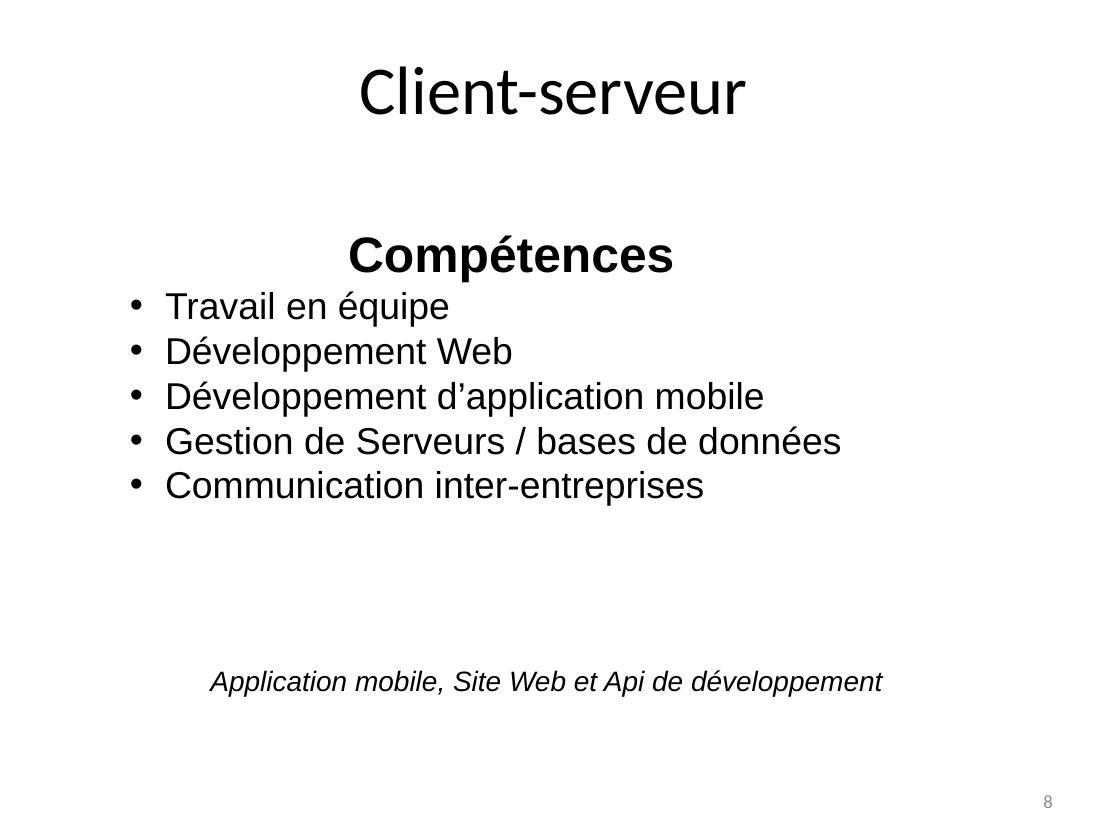
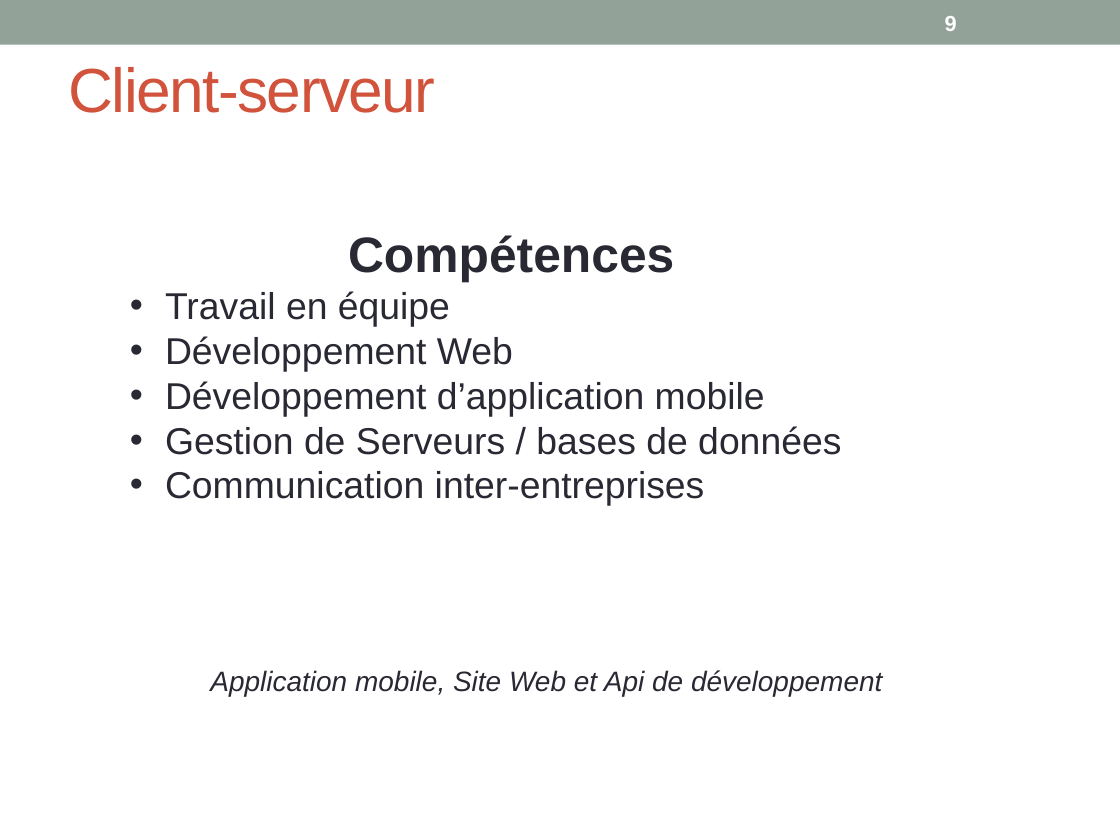
Before and after one commit to gestinronan/Projet-BMA, a slide deck: slide 9 of Documents/presentation BMA.pptx (slide 8 before the commit). Drawn at 1120x840 pixels with LibreOffice and Linux fonts; fonts in the diff are those of the drawing; background and template pictures are left out. Boxes give left, top, right and bottom in pixels: in the first picture for what was removed or moved away, otherwise in the second. Text is boxed around its words. In the diff, an @@ line names an element or a change of style, - is before the commit and + after.

```diff
--- a/Documents/presentation BMA.pptx
+++ b/Documents/presentation BMA.pptx
@@ rectangle added at <box>0,0,1120,45</box>, fill #93A299 @@
@@ title "Client-serveur" at <box>69,67,436,113</box>: size 44 to 40 pt, font Calibri to Arial, text colour #000000 to #D2533C, letter spacing 0 to -1 pt; alignment centre to left @@
@@ page number added at <box>945,16,957,31</box>, 14 pt, text #FFFFFF, bold @@
+9
@@ text "Compétences" at <box>165,235,841,506</box>: text colour #000000 to #292934 @@
@@ text "Application mobile, Site Web et ..." at <box>210,670,882,696</box>: text colour #000000 to #292934 @@
@@ page number removed at <box>1043,795,1052,808</box> @@
-8
```
Also in this commit, not shown: 15 other slides changed, 1 slide added.
